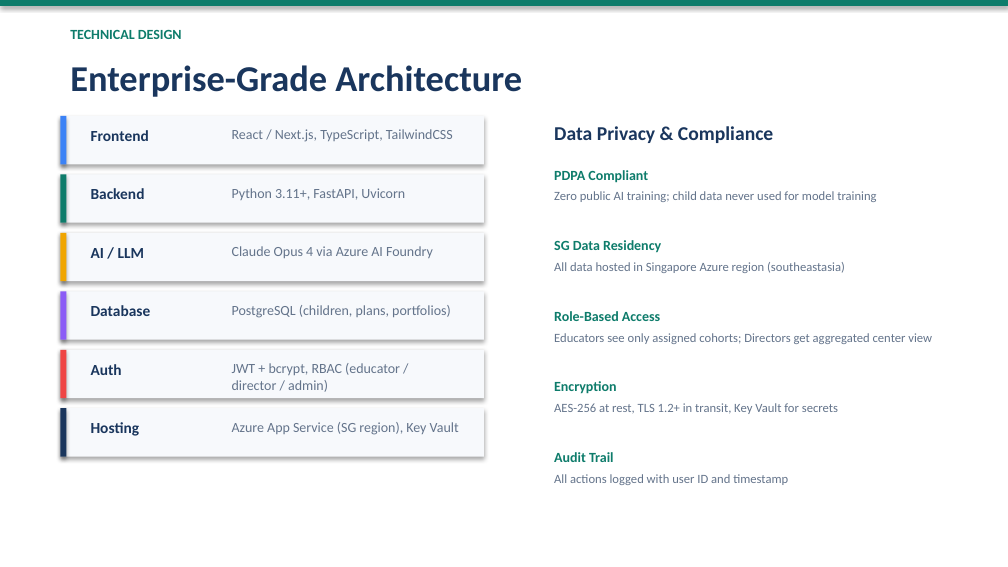
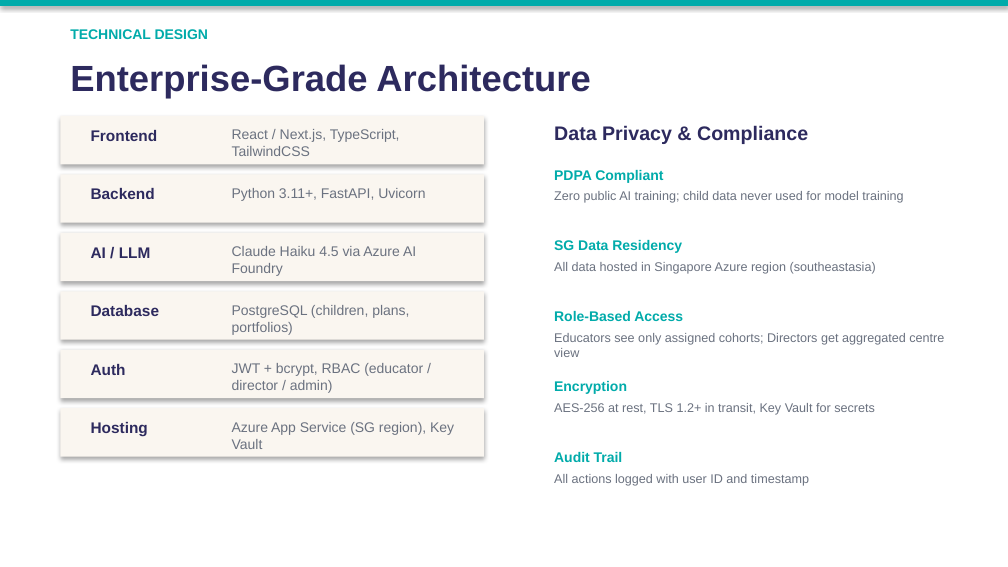
Before and after one commit to anitateoyingying/pedaforge, a slide deck: slide 6 of slides/PedaForge_Proposal.pptx. Drawn at 1008x567 pixels with LibreOffice and Linux fonts; fonts in the diff are those of the drawing. Boxes give left, top, right and bottom in pixels: in the first picture for what was removed or moved away, otherwise in the second. Text is boxed around its words. In the diff, an @@ line names an element or a change of style, - is before the commit and + after.

Commit message:
refactor: reduce budget to $20K, trim team to 3, use Claude Haiku via Azure AI Foundry
- Budget reduced from $50K to $20K across 4 lean categories
- Team trimmed from 4 roles (2.0 FTE) to 3 roles (1.5 FTE)
- AI model changed from Claude Opus to Claude Haiku 4.5 for cost efficiency
- Azure AI Foundry references made more prominent throughout
- British English, em dash removal, and Busy Bees visual redesign from prior session
- Regenerated PowerPoint slides with updated figures

```diff
--- a/slides/PedaForge_Proposal.pptx
+++ b/slides/PedaForge_Proposal.pptx
@@ rectangle at <box>0,0,1008,6</box>: fill #0E7C6B to #01ABAA @@
@@ rectangle removed at <box>60,116,67,164</box> @@
@@ font Calibri to Arial, text colour #1A365D to #2D2A5E in 8 elements at <box>70,64,590,99</box>, <box>91,130,158,141</box>, <box>91,188,155,199</box>, <box>91,247,151,258</box>, <box>91,305,160,316</box>, <box>91,364,126,375</box>, <box>91,422,148,437</box>, <box>554,125,808,144</box> @@
@@ rectangle removed at <box>60,174,67,223</box> @@
@@ rectangle removed at <box>60,233,67,281</box> @@
@@ text at <box>232,246,416,276</box>: text changed; font Calibri to Arial; text colour #64748B to #6B7280 @@
-Claude Opus 4 via Azure AI Foundry
+Claude Haiku 4.5 via Azure AI Foundry
@@ fill #F7F9FC to #FAF6F0 in 6 elements at <box>60,116,484,164</box>, <box>60,350,484,398</box>, <box>60,174,484,223</box>, <box>60,233,484,281</box>, <box>60,408,484,457</box>, <box>60,291,484,340</box> @@
@@ rectangle: place and size @@
-rectangle at <box>60,350,484,398</box>
+rectangle at <box>60,291,484,340</box>
@@ rectangle removed at <box>60,291,67,340</box> @@
@@ rectangle: place and size @@
-rectangle at <box>60,291,484,340</box>
+rectangle at <box>60,350,484,398</box>
@@ rectangle removed at <box>60,350,67,398</box> @@
@@ text at <box>554,333,944,357</box>: text changed; font Calibri to Arial; text colour #64748B to #6B7280 @@
-Educators see only assigned cohorts; Directors get aggregated center view
+Educators see only assigned cohorts; Directors get aggregated centre view
@@ rectangle removed at <box>60,408,67,457</box> @@
@@ font Calibri to Arial, text colour #0E7C6B to #01ABAA in 6 elements at <box>70,29,208,39</box>, <box>554,170,663,183</box>, <box>554,240,682,253</box>, <box>554,311,683,321</box>, <box>554,381,627,394</box>, <box>554,452,623,462</box> @@
@@ font Calibri to Arial, text colour #64748B to #6B7280 in 9 elements at <box>232,129,400,156</box>, <box>232,188,425,201</box>, <box>232,305,409,335</box>, <box>232,363,423,393</box>, <box>232,422,454,449</box>, <box>554,191,903,203</box>, <box>554,262,876,274</box>, <box>554,403,875,415</box>, <box>554,474,809,486</box> @@
```
Also in this commit, not shown: 11 other slides changed, 10 other files.
